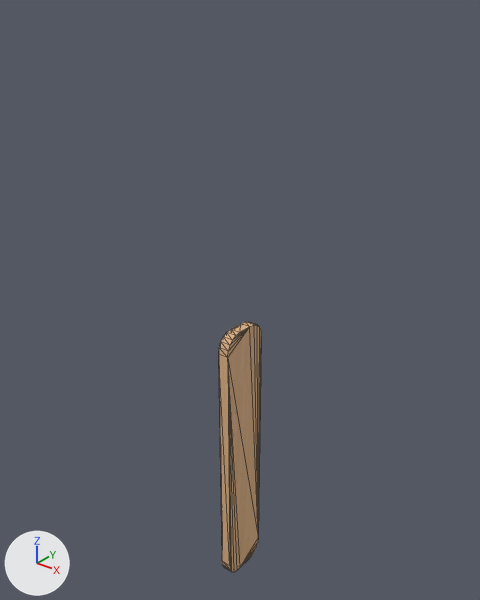
One commit to the FBX model Assets/Art/Model/PogoStick.FBX: the scene before it, then after it.
Camera for both pictures: a 50 mm lens placed at (0.673, -2.037, 1.166), pointed at (-0.035, -1.152, 0.617). Lighting does not change. The marker at lower left points along +X, +Y and +Z. Mesh edges are drawn as thin lines. Where no turn or scale is listed for an object, it has been applied to the vertices.

The older version as bpy lines, for what is in view:
```python
me_mesh = bpy.data.meshes.new('Mesh')
me_mesh.from_pydata(...)  # 48 vertices, 92 faces; spans x -0.021..0.0, y -0.051..0.051, z -0.298..0.298
me_mesh.materials.append(mat_woodenstick)  # picture img_pogo_stick_tga
ob_box001 = bpy.data.objects.new('Box001', me_mesh)
ob_box001.location = (0.0, -1.181, 0.279)
```
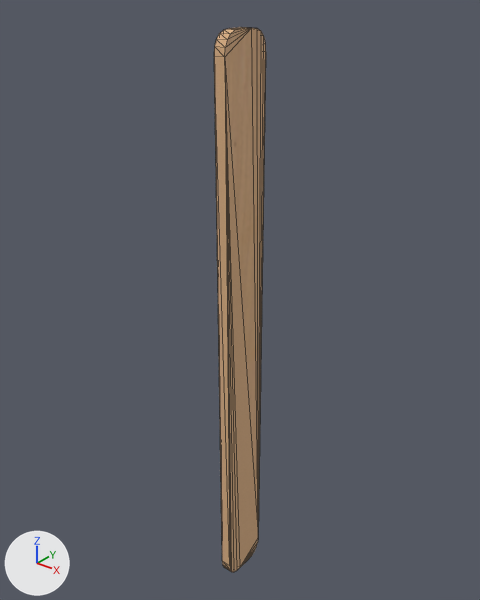
The newer file is also turned or shifted as a whole; pictures and numbers use the older file's frame.

Changed parts and their boxes (x1, y1, x2, y2) in the pictures (480 x 600 px):
'Box001', reshaped (23% wider, 118% taller)
    before: (219, 322, 261, 572)
    after: (214, 27, 266, 572)

The change, as a list of edits to the scene's bpy script:
```text
Change me_mesh:
    where me_mesh.from_pydata(...)  # 48 vertices, 92 faces; spans x -0.021..0.0, y -0.051..0.051, z -0.298..0.298
    used by ob_box001; location = (0.0, -1.181, 0.279)
    me_mesh part 1: all 24 vertices in x -0.021..0.0, y -0.051..0.051, z 0.261..0.298 are moved by (0.0, 0.0, 0.519)
```
